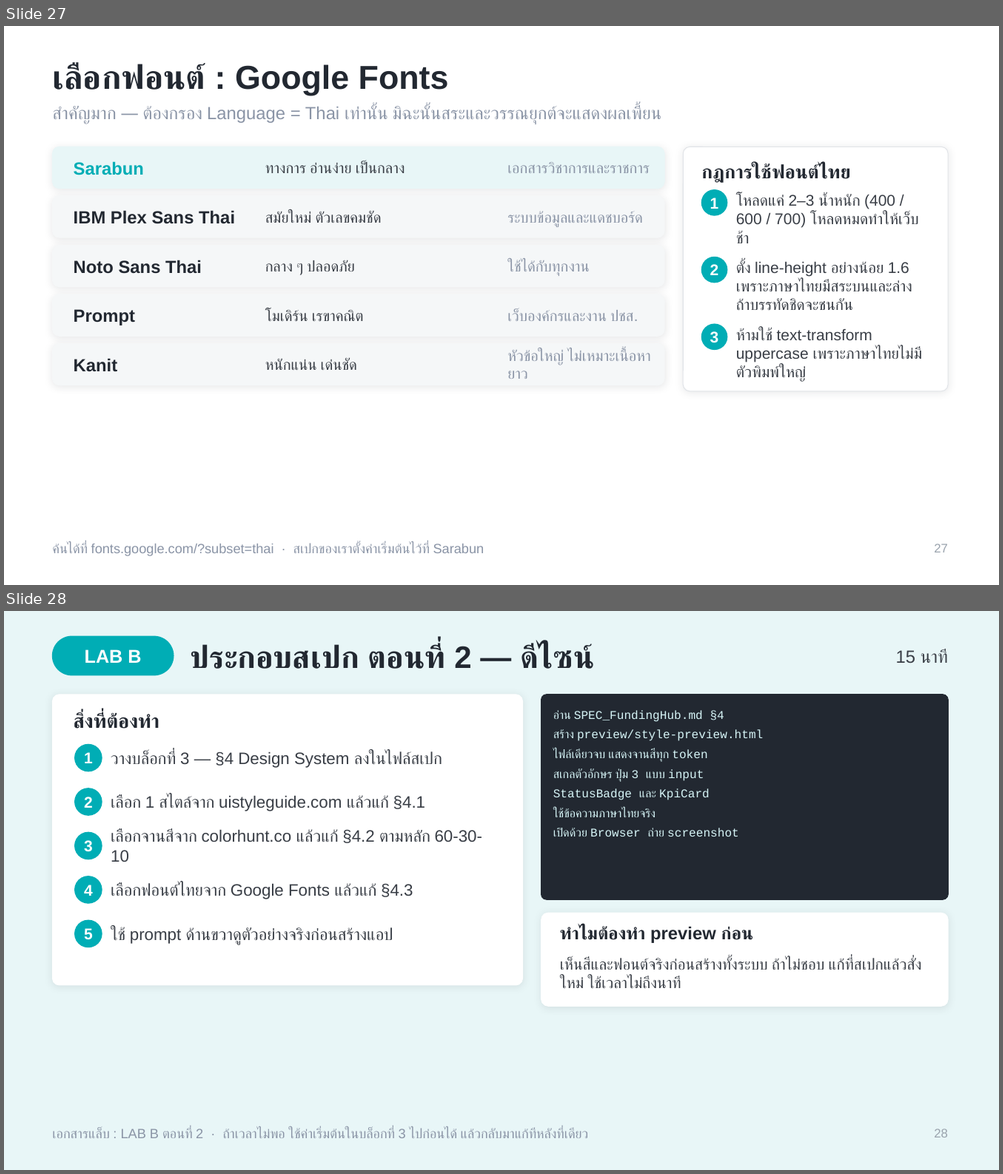
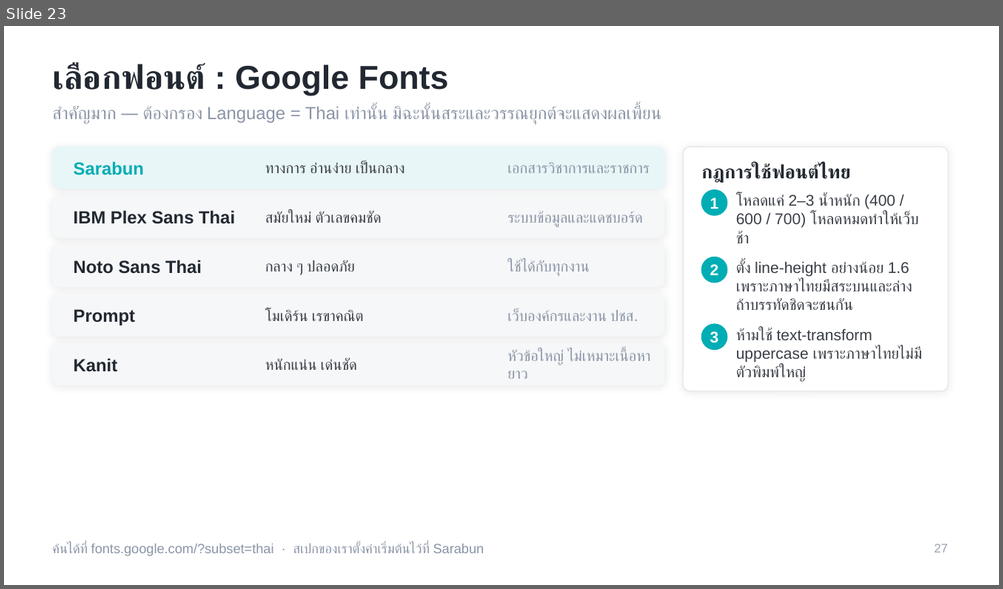
Before and after one commit to dookda/cmu_workshop_antigravity, a slide deck: Funding_Hub_Antigravity_Workshop.pptx. Shown one above the other, each under a label of ours: slides 27 and 28 before the commit, slide 23 after it. The pictures are 1003x1174 and 1003x589 pixels, drawn with LibreOffice and Linux fonts; fonts in the diff are those of the drawing. Boxes give left, top, right and bottom in pixels: in the first picture for what was removed or moved away, otherwise in the second. Text is boxed around its words. In the diff, an @@ line names an element or a change of style, - is before the commit and + after.

```diff
--- a/Funding_Hub_Antigravity_Workshop.pptx
+++ b/Funding_Hub_Antigravity_Workshop.pptx
@@ slide 28 removed at (4,611,999,1170), background #E8F6F7 @@
@@ rounded rectangle removed at (53,636,173,675) @@
@@ text removed at (85,649,141,663) @@
-LAB B
@@ text removed at (190,644,592,669) @@
-ประกอบสเปก ตอนที่ 2 — ดีไซน์
@@ text removed at (896,649,948,663) @@
-15 นาที
@@ rounded rectangle removed at (53,695,523,985) @@
@@ rounded rectangle removed at (541,695,948,900) @@
@@ text removed at (74,713,160,729) @@
-สิ่งที่ต้องทำ
@@ text removed at (553,710,762,837) @@
-อ่าน SPEC_FundingHub.md §4
-สร้าง preview/style-preview.html
-ไฟล์เดียวจบ แสดงจานสีทุก token
-สเกลตัวอักษร ปุ่ม 3 แบบ input
-StatusBadge และ KpiCard
-ใช้ข้อความภาษาไทยจริง
-เปิดด้วย Browser ถ่าย screenshot
@@ ellipse removed at (75,744,102,772) @@
@@ text removed at (84,752,93,763) @@
-1
@@ text removed at (111,751,442,768) @@
-วางบล็อกที่ 3 — §4 Design System ลงในไฟล์สเปก
@@ ellipse removed at (75,789,102,815) @@
@@ text removed at (84,797,93,808) @@
-2
@@ text removed at (111,795,425,812) @@
-เลือก 1 สไตล์จาก uistyleguide.com แล้วแก้ §4.1
@@ ellipse removed at (75,832,102,860) @@
@@ text removed at (111,829,483,862) @@
-เลือกจานสีจาก colorhunt.co แล้วแก้ §4.2 ตามหลัก 60-30-10
@@ text removed at (84,840,93,852) @@
-3
@@ ellipse removed at (75,877,102,903) @@
@@ text removed at (84,885,93,896) @@
-4
@@ text removed at (111,883,412,900) @@
-เลือกฟอนต์ไทยจาก Google Fonts แล้วแก้ §4.3
@@ ellipse removed at (75,920,102,948) @@
@@ rounded rectangle removed at (541,913,948,1006) @@
@@ text removed at (84,928,93,940) @@
-5
@@ text removed at (111,927,393,945) @@
-ใช้ prompt ด้านขวาดูตัวอย่างจริงก่อนสร้างแอป
@@ text removed at (560,926,753,943) @@
-ทำไมต้องทำ preview ก่อน
@@ text removed at (560,958,922,989) @@
-เห็นสีและฟอนต์จริงก่อนสร้างทั้งระบบ ถ้าไม่ชอบ แก้ที่สเปกแล้วสั่งใหม่ ใช้เวลาไม่ถึงนาที
@@ text removed at (52,1128,589,1139) @@
-เอกสารแล็บ : LAB B ตอนที่ 2 · ถ้าเวลาไม่พอ ใช้ค่าเริ่มต้นในบล็อกที่ 3 ไปก่อนได้ แล้วกลับมาแก้ทีหลังที่เดียว
@@ text removed at (933,1129,948,1138) @@
-28
@@ what was slide 27 is now slide 23 @@
```
Also in this commit, not shown: 2 slides changed, 10 other slides removed, 2 other files.
